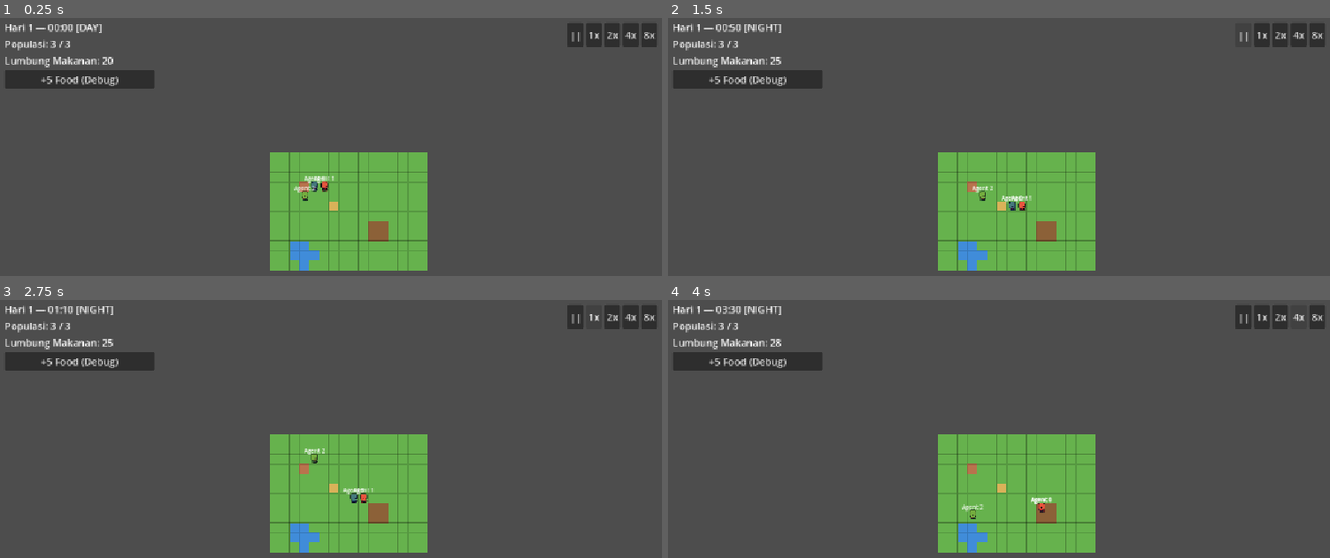
Above: before the commit, frames 1-4 (two rows, left to right).
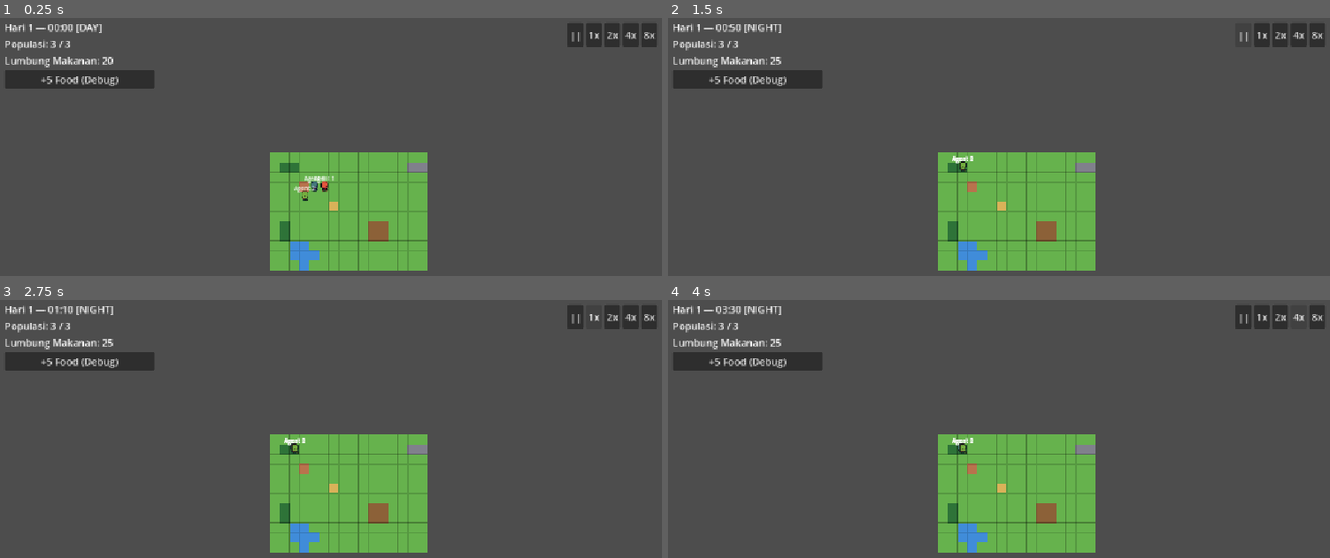
Above: after the commit, the same moments.

Repository: Ryan6712/Zero-society
Game: Godot game, scene res://view/main.tscn
The game is run twice, just before and just after one commit, with the same random seed, the same clock (stepped at 60 frames per second) and the same inputs.
Inputs:
- Up to frame 1 (0.25 s): no input
- Up to frame 2 (1.5 s): click "+5 Food (Debug)" at 0.5 s; click "||" at 1.25 s
- Up to frame 3 (2.75 s): click "1x" at 2 s
- Up to frame 4 (4 s): click "2x" at 2.75 s; click "4x" at 3.5 s

The runs differ from the first frame. In frame 1, 0.4% of the frame differs, in the area x 42-65%, y 56-87%; in frame 2, 0.6%; in frame 3, 0.6%, in the area x 42-65%, y 53-87%; in frame 4, 0.6%.

Commit message:
feat(actions): tambahkan aksi chop_wood, mine_rock, dan water_crop dengan animasi Sunnyside World

Diff:
--- a/data/default_world.json
+++ b/data/default_world.json
@@ -7,14 +7,14 @@
 		"height": 12,
 		"tiles": [
 			["grass","grass","grass","grass","grass","grass","grass","grass","grass","grass","grass","grass","grass","grass","grass","grass"],
-			["grass","grass","grass","grass","grass","grass","grass","grass","grass","grass","grass","grass","grass","grass","grass","grass"],
+			["grass","forest","forest","grass","grass","grass","grass","grass","grass","grass","grass","grass","grass","grass","mine","mine"],
 			["grass","grass","grass","grass","grass","grass","grass","grass","grass","grass","grass","grass","grass","grass","grass","grass"],
 			["grass","grass","grass","house","grass","grass","grass","grass","grass","grass","grass","grass","grass","grass","grass","grass"],
 			["grass","grass","grass","grass","grass","grass","grass","grass","grass","grass","grass","grass","grass","grass","grass","grass"],
 			["grass","grass","grass","grass","grass","grass","granary","grass","grass","grass","grass","grass","grass","grass","grass","grass"],
 			["grass","grass","grass","grass","grass","grass","grass","grass","grass","grass","grass","grass","grass","grass","grass","grass"],
-			["grass","grass","grass","grass","grass","grass","grass","grass","grass","grass","farm","farm","grass","grass","grass","grass"],
-			["grass","grass","grass","grass","grass","grass","grass","grass","grass","grass","farm","farm","grass","grass","grass","grass"],
+			["grass","forest","grass","grass","grass","grass","grass","grass","grass","grass","farm","farm","grass","grass","grass","grass"],
+			["grass","forest","grass","grass","grass","grass","grass","grass","grass","grass","farm","farm","grass","grass","grass","grass"],
 			["grass","grass","water","water","grass","grass","grass","grass","grass","grass","grass","grass","grass","grass","grass","grass"],
 			["grass","grass","water","water","water","grass","grass","grass","grass","grass","grass","grass","grass","grass","grass","grass"],
 			["grass","grass","grass","water","grass","grass","grass","grass","grass","grass","grass","grass","grass","grass","grass","grass"]
--- a/sim/actions/action_library.gd
+++ b/sim/actions/action_library.gd
@@ -9,6 +9,9 @@
 const ID_WORK_FARM: StringName = &"work_farm"
 const ID_WANDER: StringName = &"wander"
 const ID_RECOVER: StringName = &"recover"
+const ID_CHOP_WOOD: StringName = &"chop_wood"
+const ID_MINE_ROCK: StringName = &"mine_rock"
+const ID_WATER_CROP: StringName = &"water_crop"
 
 static var _actions: Dictionary = {}
 
@@ -45,6 +48,18 @@
 		ID_RECOVER, "Recover", SimConst.RECOVER_DURATION, true, GridData.TILE_HOUSE, 0.0, 0.0
 	)
 
+	_actions[ID_CHOP_WOOD] = ActionDef.new(
+		ID_CHOP_WOOD, "Chop Wood", 5, true, GridData.TILE_FOREST, 15.0, 0.2
+	)
+
+	_actions[ID_MINE_ROCK] = ActionDef.new(
+		ID_MINE_ROCK, "Mine Rock", 5, true, GridData.TILE_MINE, 20.0, 0.25
+	)
+
+	_actions[ID_WATER_CROP] = ActionDef.new(
+		ID_WATER_CROP, "Water Crop", 3, true, GridData.TILE_FARM, 10.0, 0.1
+	)
+
 
 static func get_action(action_id: StringName) -> ActionDef:
 	_ensure_initialized()
--- a/sim/ai/utility_brain.gd
+++ b/sim/ai/utility_brain.gd
@@ -15,6 +15,9 @@
 		ActionLibrary.ID_SLEEP,
 		ActionLibrary.ID_RECOVER,
 		ActionLibrary.ID_WORK_FARM,
+		ActionLibrary.ID_WATER_CROP,
+		ActionLibrary.ID_CHOP_WOOD,
+		ActionLibrary.ID_MINE_ROCK,
 		ActionLibrary.ID_WANDER,
 		ActionLibrary.ID_IDLE,
 	]
@@ -239,6 +242,60 @@
 					score = maxf(0.0, kerja_drive * (1.0 - max_need)) * Curves.distance_factor(dist)
 				else:
 					score = maxf(0.0, kerja_drive * (1.0 - max_need))
+
+		ActionLibrary.ID_CHOP_WOOD:
+			var forests: Array[Vector2i] = []
+			if world.grid_data != null:
+				forests = world.grid_data.get_locations_of_type(GridData.TILE_FOREST)
+			if forests.is_empty() or agent.needs.get(&"energy", 100.0) < 15.0:
+				score = 0.0
+			else:
+				target_tile = Curves.nearest_tile(agent.position, forests)
+				var dist: int = Curves.distance_to_nearest(agent.position, forests)
+				var max_need: float = maxf(
+					Curves.urgency(agent.needs.get(&"hunger", 100.0)),
+					Curves.urgency(agent.needs.get(&"energy", 100.0))
+				)
+				var industrious: int = agent.personality.get(&"industrious", 50)
+				var adventurous: int = agent.personality.get(&"adventurous", 50)
+				var drive: float = (
+					0.15 + 0.3 * (float(industrious) / 100.0) + 0.25 * (float(adventurous) / 100.0)
+				)
+				score = maxf(0.0, drive * (1.0 - max_need)) * Curves.distance_factor(dist)
+
+		ActionLibrary.ID_MINE_ROCK:
+			var mines: Array[Vector2i] = []
+			if world.grid_data != null:
+				mines = world.grid_data.get_locations_of_type(GridData.TILE_MINE)
+			if mines.is_empty() or agent.needs.get(&"energy", 100.0) < 20.0:
+				score = 0.0
+			else:
+				target_tile = Curves.nearest_tile(agent.position, mines)
+				var dist: int = Curves.distance_to_nearest(agent.position, mines)
+				var max_need: float = maxf(
+					Curves.urgency(agent.needs.get(&"hunger", 100.0)),
+					Curves.urgency(agent.needs.get(&"energy", 100.0))
+				)
+				var industrious: int = agent.personality.get(&"industrious", 50)
+				var drive: float = 0.12 + 0.35 * (float(industrious) / 100.0)
+				score = maxf(0.0, drive * (1.0 - max_need)) * Curves.distance_factor(dist)
+
+		ActionLibrary.ID_WATER_CROP:
+			var farms: Array[Vector2i] = []
+			if world.grid_data != null:
+				farms = world.grid_data.get_locations_of_type(GridData.TILE_FARM)
+			if farms.is_empty() or agent.needs.get(&"energy", 100.0) < 10.0 or world.is_night():
+				score = 0.0
+			else:
+				target_tile = Curves.nearest_tile(agent.position, farms)
+				var dist: int = Curves.distance_to_nearest(agent.position, farms)
+				var max_need: float = maxf(
+					Curves.urgency(agent.needs.get(&"hunger", 100.0)),
+					Curves.urgency(agent.needs.get(&"energy", 100.0))
+				)
+				var cautious: int = agent.personality.get(&"cautious", 50)
+				var drive: float = 0.10 + 0.25 * (float(cautious) / 100.0)
+				score = maxf(0.0, drive * (1.0 - max_need)) * Curves.distance_factor(dist)
 
 		ActionLibrary.ID_WANDER:
 			var max_need: float = maxf(
--- a/sim/core/agent_state.gd
+++ b/sim/core/agent_state.gd
@@ -28,7 +28,7 @@
 
 var current_action: ActionInstance = null
 var path: Array[Vector2i] = []
-var inventory: Dictionary = {&"food": 0}
+var inventory: Dictionary = {&"food": 0, &"rock": 0, &"wood": 0}
 var last_decision_trace: Array[Dictionary] = []
 
 
--- a/sim/core/grid_data.gd
+++ b/sim/core/grid_data.gd
@@ -7,8 +7,12 @@
 const TILE_HOUSE: StringName = &"house"
 const TILE_GRANARY: StringName = &"granary"
 const TILE_WATER: StringName = &"water"
+const TILE_FOREST: StringName = &"forest"
+const TILE_MINE: StringName = &"mine"
 
-const WALKABLE_TYPES: Array[StringName] = [TILE_GRASS, TILE_FARM, TILE_HOUSE, TILE_GRANARY]
+const WALKABLE_TYPES: Array[StringName] = [
+	TILE_GRASS, TILE_FARM, TILE_HOUSE, TILE_GRANARY, TILE_FOREST, TILE_MINE
+]
 
 var width: int = 0
 var height: int = 0
--- a/sim/simulation.gd
+++ b/sim/simulation.gd
@@ -62,6 +62,16 @@
 			GridData.TILE_GRANARY:
 				var obj: WorldObject = WorldObject.new(
 					StringName("granary_%d_%d" % [pos.x, pos.y]), GridData.TILE_GRANARY, pos, 99
+				)
+				world.register_world_object(obj)
+			GridData.TILE_FOREST:
+				var obj: WorldObject = WorldObject.new(
+					StringName("tree_%d_%d" % [pos.x, pos.y]), GridData.TILE_FOREST, pos, 1
+				)
+				world.register_world_object(obj)
+			GridData.TILE_MINE:
+				var obj: WorldObject = WorldObject.new(
+					StringName("rock_%d_%d" % [pos.x, pos.y]), GridData.TILE_MINE, pos, 1
 				)
 				world.register_world_object(obj)
 
--- a/sim/systems/action_system.gd
+++ b/sim/systems/action_system.gd
@@ -128,7 +128,7 @@
 		if agent.health >= 100.0:
 			instance.ticks_left = 0
 
-	elif def.id == ActionLibrary.ID_WORK_FARM:
+	elif def.energy_cost_per_tick > 0.0:
 		agent.needs[&"energy"] = clampf(
 			agent.needs[&"energy"] - def.energy_cost_per_tick, 0.0, 100.0
 		)
@@ -196,6 +196,12 @@
 	elif def.id == ActionLibrary.ID_WORK_FARM:
 		world.modify_granary_food(SimConst.WORK_FARM_FOOD_PRODUCED, &"work_farm", agent.id, events)
 
+	elif def.id == ActionLibrary.ID_CHOP_WOOD:
+		agent.inventory[&"wood"] = agent.inventory.get(&"wood", 0) + 1
+
+	elif def.id == ActionLibrary.ID_MINE_ROCK:
+		agent.inventory[&"rock"] = agent.inventory.get(&"rock", 0) + 1
+
 	var obj: WorldObject = world.get_object_at(agent.position)
 	if obj != null:
 		obj.release(agent.id)
--- a/tests/test_action_library.gd
+++ b/tests/test_action_library.gd
@@ -4,7 +4,7 @@
 
 func test_all_actions_registered() -> void:
 	var actions: Array[ActionDef] = ActionLibrary.all()
-	assert_eq(actions.size(), 7)
+	assert_eq(actions.size(), 10)
 
 
 func test_get_individual_actions() -> void:
@@ -30,6 +30,18 @@
 	assert_not_null(recover_def)
 	assert_eq(recover_def.required_location, GridData.TILE_HOUSE)
 
+	var chop_def: ActionDef = ActionLibrary.get_action(ActionLibrary.ID_CHOP_WOOD)
+	assert_not_null(chop_def)
+	assert_eq(chop_def.required_location, GridData.TILE_FOREST)
+
+	var mine_def: ActionDef = ActionLibrary.get_action(ActionLibrary.ID_MINE_ROCK)
+	assert_not_null(mine_def)
+	assert_eq(mine_def.required_location, GridData.TILE_MINE)
+
+	var water_def: ActionDef = ActionLibrary.get_action(ActionLibrary.ID_WATER_CROP)
+	assert_not_null(water_def)
+	assert_eq(water_def.required_location, GridData.TILE_FARM)
+
 
 func test_get_nonexistent_action() -> void:
 	var def: ActionDef = ActionLibrary.get_action(&"nonexistent")
--- a/tests/test_action_system.gd
+++ b/tests/test_action_system.gd
@@ -176,3 +176,31 @@
 
 	ActionSystem.update(_agent, _world, _rng, _events)
 	assert_eq(_agent.position, Vector2i(1, 0), "Agent harus berpindah ke target tile saat wander")
+
+
+func test_chop_wood_produces_wood_inventory() -> void:
+	_world.grid_data.tiles[Vector2i(4, 0)] = GridData.TILE_FOREST
+	_agent.position = Vector2i(4, 0)
+	_agent.needs[&"energy"] = 80.0
+	var chop_def: ActionDef = ActionLibrary.get_action(ActionLibrary.ID_CHOP_WOOD)
+	ActionSystem.start_action(_agent, chop_def, _world, Vector2i.ZERO, _events)
+
+	for i: int in range(chop_def.duration_ticks):
+		ActionSystem.update(_agent, _world, _rng, _events)
+
+	assert_null(_agent.current_action)
+	assert_eq(_agent.inventory[&"wood"], 1, "Agent harus mendapatkan 1 kayu setelah menebang")
+
+
+func test_mine_rock_produces_rock_inventory() -> void:
+	_world.grid_data.tiles[Vector2i(5, 0)] = GridData.TILE_MINE
+	_agent.position = Vector2i(5, 0)
+	_agent.needs[&"energy"] = 80.0
+	var mine_def: ActionDef = ActionLibrary.get_action(ActionLibrary.ID_MINE_ROCK)
+	ActionSystem.start_action(_agent, mine_def, _world, Vector2i.ZERO, _events)
+
+	for i: int in range(mine_def.duration_ticks):
+		ActionSystem.update(_agent, _world, _rng, _events)
+
+	assert_null(_agent.current_action)
+	assert_eq(_agent.inventory[&"rock"], 1, "Agent harus mendapatkan 1 batu setelah menambang")
--- a/view/agent_view.gd
+++ b/view/agent_view.gd
@@ -6,9 +6,32 @@
 
 const TILE_SIZE: int = 16
 
+const TEX_IDLE: Texture2D = preload(
+	"res://assets/sunnyside_world/Characters/Human/IDLE/base_idle_strip9.png"
+)
+const TEX_WALK: Texture2D = preload(
+	"res://assets/sunnyside_world/Characters/Human/WALKING/base_walk_strip8.png"
+)
+const TEX_AXE: Texture2D = preload(
+	"res://assets/sunnyside_world/Characters/Human/AXE/base_axe_strip10.png"
+)
+const TEX_MINING: Texture2D = preload(
+	"res://assets/sunnyside_world/Characters/Human/MINING/base_mining_strip10.png"
+)
+const TEX_WATERING: Texture2D = preload(
+	"res://assets/sunnyside_world/Characters/Human/WATERING/base_watering_strip5.png"
+)
+const TEX_DIG: Texture2D = preload(
+	"res://assets/sunnyside_world/Characters/Human/DIG/base_dig_strip13.png"
+)
+const TEX_WAITING: Texture2D = preload(
+	"res://assets/sunnyside_world/Characters/Human/WAITING/base_waiting_strip9.png"
+)
+
 var agent: AgentState = null
 var _target_pixel_pos: Vector2 = Vector2.ZERO
 var _current_tween: Tween = null
+var _current_action_id: StringName = &""
 
 @onready var _sprite: Sprite2D = $Sprite2D
 @onready var _label: Label = $Label
@@ -54,21 +77,37 @@
 	if agent == null or _sprite == null:
 		return
 
-	if agent.current_action != null:
-		var act_id: StringName = agent.current_action.def.id
-		match act_id:
+	var new_action_id: StringName = (
+		agent.current_action.def.id if agent.current_action != null else &""
+	)
+
+	if new_action_id != _current_action_id:
+		_current_action_id = new_action_id
+		_sprite.frame = 0
+		match _current_action_id:
 			ActionLibrary.ID_MOVE, ActionLibrary.ID_WANDER:
-				_sprite.frame = (_sprite.frame + 1) % _sprite.hframes
+				_sprite.texture = TEX_WALK
+				_sprite.hframes = 8
 			ActionLibrary.ID_WORK_FARM:
-				_sprite.frame = (_sprite.frame + 1) % _sprite.hframes
-			ActionLibrary.ID_EAT:
-				_sprite.frame = 0
+				_sprite.texture = TEX_DIG
+				_sprite.hframes = 13
+			ActionLibrary.ID_CHOP_WOOD:
+				_sprite.texture = TEX_AXE
+				_sprite.hframes = 10
+			ActionLibrary.ID_MINE_ROCK:
+				_sprite.texture = TEX_MINING
+				_sprite.hframes = 10
+			ActionLibrary.ID_WATER_CROP:
+				_sprite.texture = TEX_WATERING
+				_sprite.hframes = 5
 			ActionLibrary.ID_SLEEP, ActionLibrary.ID_RECOVER:
-				_sprite.frame = 1
+				_sprite.texture = TEX_WAITING
+				_sprite.hframes = 9
 			_:
-				_sprite.frame = 0
+				_sprite.texture = TEX_IDLE
+				_sprite.hframes = 9
 	else:
-		_sprite.frame = 0
+		_sprite.frame = (_sprite.frame + 1) % _sprite.hframes
 
 
 func _tile_to_pixel(tile_pos: Vector2i) -> Vector2:
--- a/view/world_view.gd
+++ b/view/world_view.gd
@@ -11,6 +11,8 @@
 const COLOR_HOUSE: Color = Color(0.72, 0.45, 0.30)
 const COLOR_GRANARY: Color = Color(0.85, 0.70, 0.35)
 const COLOR_WATER: Color = Color(0.25, 0.55, 0.85)
+const COLOR_FOREST: Color = Color(0.18, 0.45, 0.22)
+const COLOR_MINE: Color = Color(0.50, 0.50, 0.55)
 const COLOR_DEFAULT: Color = Color(0.30, 0.30, 0.30)
 
 const AGENT_COLORS: Array[Color] = [
@@ -82,16 +84,13 @@
 
 
 func _color_for_tile(tile_type: StringName) -> Color:
-	match tile_type:
-		GridData.TILE_GRASS:
-			return COLOR_GRASS
-		GridData.TILE_FARM:
-			return COLOR_FARM
-		GridData.TILE_HOUSE:
-			return COLOR_HOUSE
-		GridData.TILE_GRANARY:
-			return COLOR_GRANARY
-		GridData.TILE_WATER:
-			return COLOR_WATER
-		_:
-			return COLOR_DEFAULT
+	var color_map: Dictionary = {
+		GridData.TILE_GRASS: COLOR_GRASS,
+		GridData.TILE_FARM: COLOR_FARM,
+		GridData.TILE_HOUSE: COLOR_HOUSE,
+		GridData.TILE_GRANARY: COLOR_GRANARY,
+		GridData.TILE_WATER: COLOR_WATER,
+		GridData.TILE_FOREST: COLOR_FOREST,
+		GridData.TILE_MINE: COLOR_MINE,
+	}
+	return color_map.get(tile_type, COLOR_DEFAULT)
